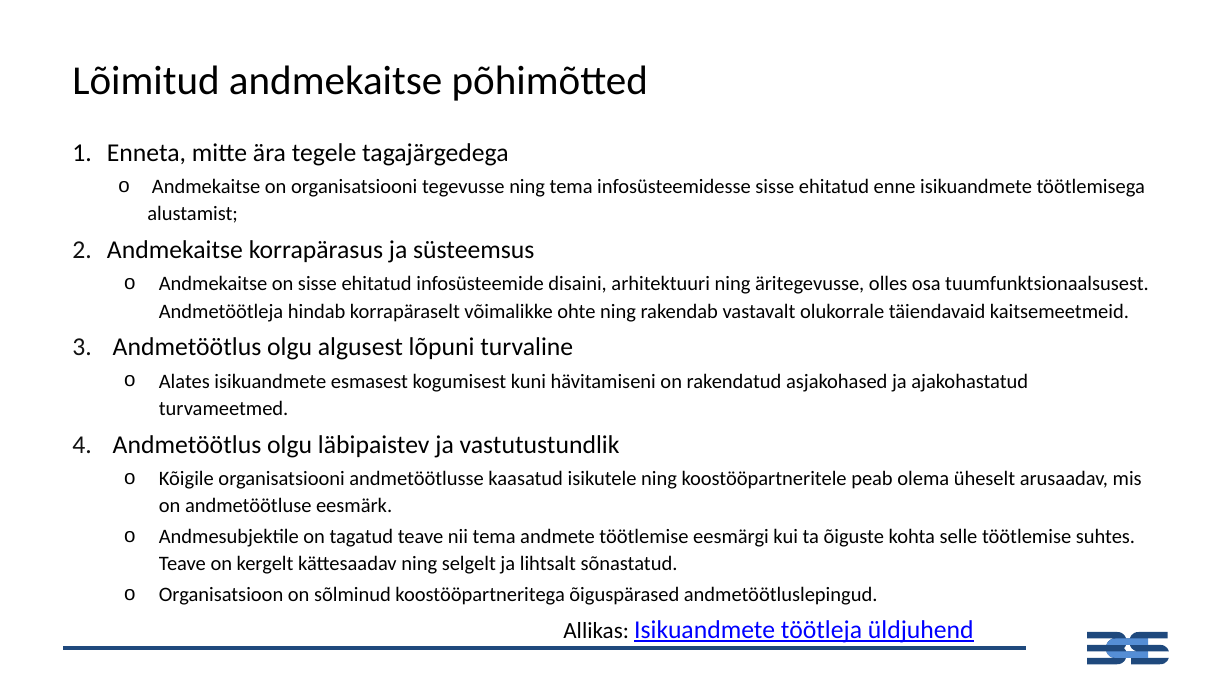
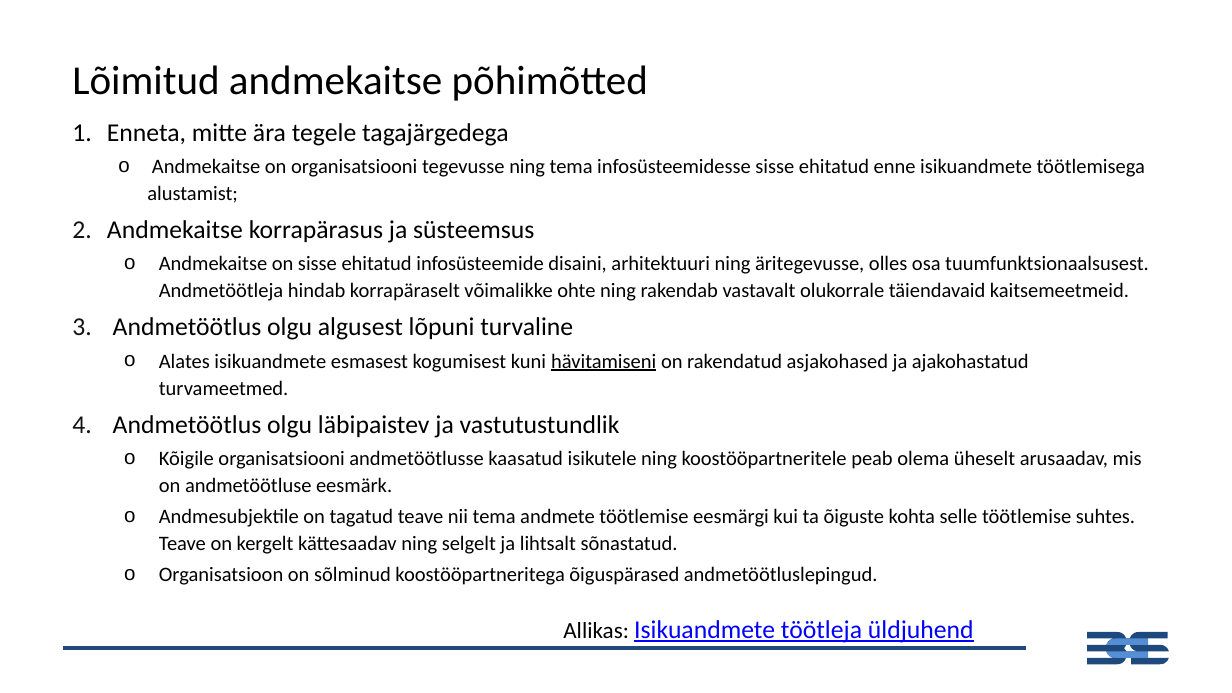
Before and after one commit to emilieabel/andmetarkus, a slide deck: slide 19 of Materjalid/Day9 Andmekorraldus Dim Fakt/9-paev-andmetarkus-esitlus.pptx (slide 18 before the commit). Drawn at 1232x693 pixels with LibreOffice and Linux fonts; fonts in the diff are those of the drawing. Boxes give left, top, right and bottom in pixels: in the first picture for what was removed or moved away, otherwise in the second. Text is boxed around its words. In the diff, an @@ line names an element or a change of style, - is before the commit and + after.

```diff
--- a/Materjalid/Day9 Andmekorraldus Dim Fakt/9-paev-andmetarkus-esitlus.pptx
+++ b/Materjalid/Day9 Andmekorraldus Dim Fakt/9-paev-andmetarkus-esitlus.pptx
@@ text "Enneta, mitte ära tegele tagajärgedega" moved from (x1=107, y1=143, x2=1149, y2=574) to (x1=107, y1=123, x2=1149, y2=554) @@
@@ text at (x1=159, y1=353, x2=1029, y2=395): underline on in "hävitamiseni" @@
```
Also in this commit, not shown: 6 other slides changed, 3 slides added, 1 other file.
